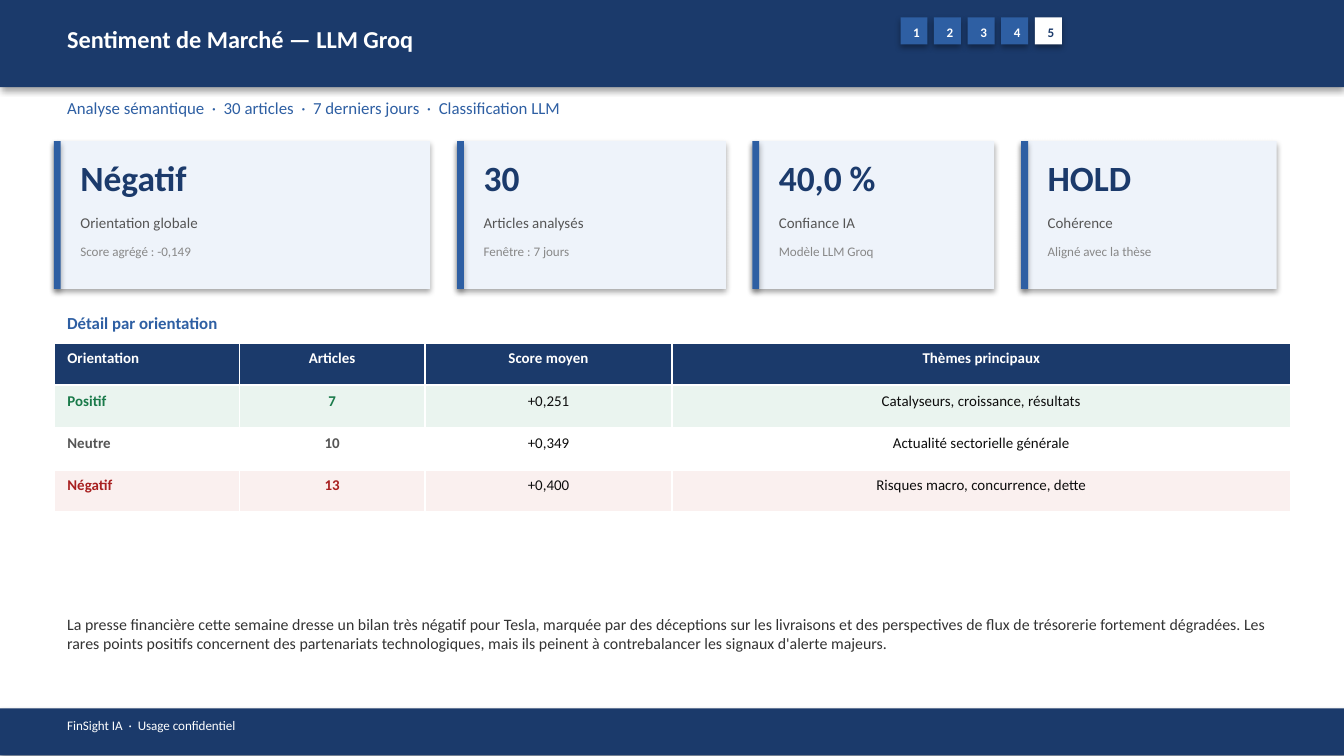
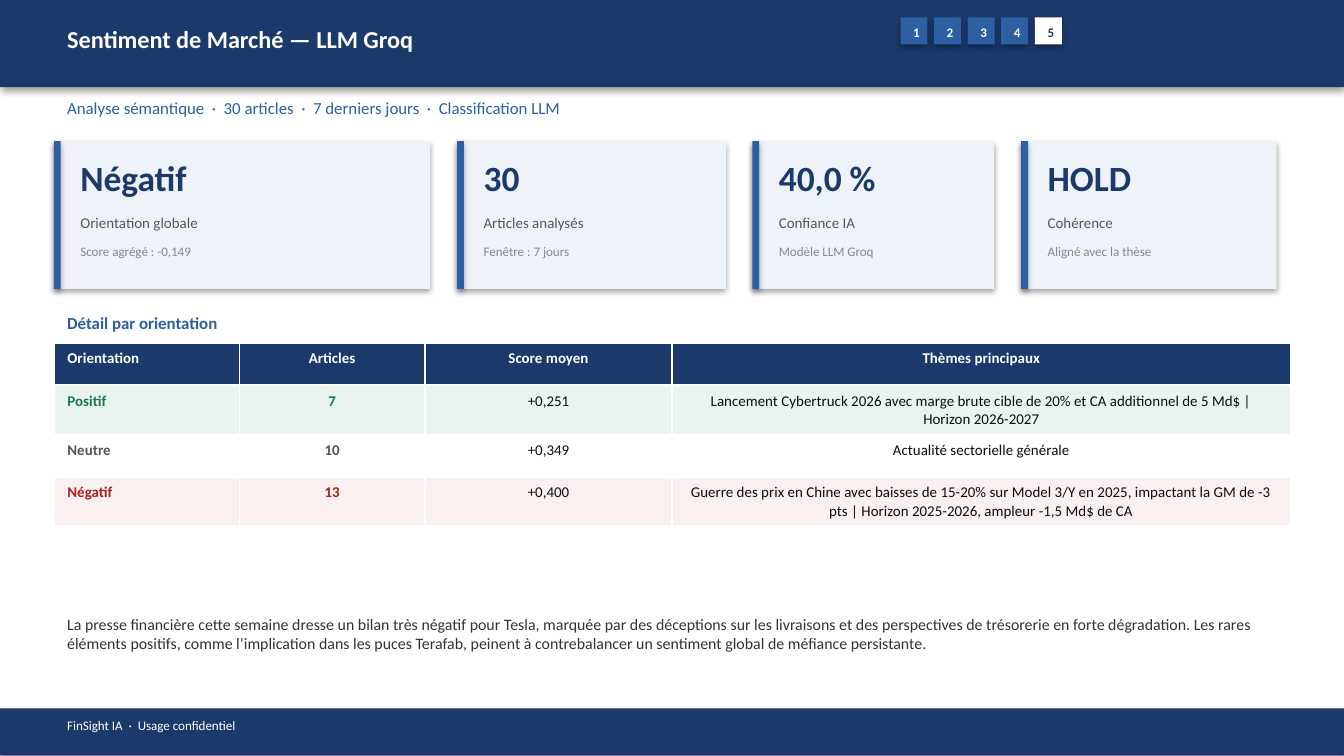
Before and after one commit to baptistejeh07-art/finsight-ia, a slide deck: slide 21 of preview/TSLA/TSLA_pitchbook.pptx. Drawn at 1344x756 pixels with LibreOffice and Linux fonts; fonts in the diff are those of the drawing. Boxes give left, top, right and bottom in pixels: in the first picture for what was removed or moved away, otherwise in the second. Text is boxed around its words. In the diff, an @@ line names an element or a change of style, - is before the commit and + after.

```diff
--- a/preview/TSLA/TSLA_pitchbook.pptx
+++ b/preview/TSLA/TSLA_pitchbook.pptx
@@ table at (54, 343, 1290, 523) @@
-row 2, column 4: Catalyseurs, croissance, résultats
+row 2, column 4: Lancement Cybertruck 2026 avec marge brute cible de 20% et CA additionnel de 5 Md$ | Horizon 2026-2027
-row 4, column 4: Risques macro, concurrence, dette
+row 4, column 4: Guerre des prix en Chine avec baisses de 15-20% sur Model 3/Y en 2025, impactant la GM de -3 pts | Horizon 2025-2026, ampleur -1,5 Md$ de CA
@@ text at (67, 619, 1250, 652): text changed @@
-La presse financière cette semaine dresse un bilan très négatif pour Tesla, marquée par des déceptions sur les livraisons et des perspectives de flux de trésorerie fortement dégradées. Les rares points positifs concernent des partenariats technologiques, mais ils peinent à contrebalancer les signaux d'alerte majeurs.
+La presse financière cette semaine dresse un bilan très négatif pour Tesla, marquée par des déceptions sur les livraisons et des perspectives de trésorerie en forte dégradation. Les rares éléments positifs, comme l’implication dans les puces Terafab, peinent à contrebalancer un sentiment global de méfiance persistante.
```
Also in this commit, not shown: 17 other slides changed, 4 other files.
